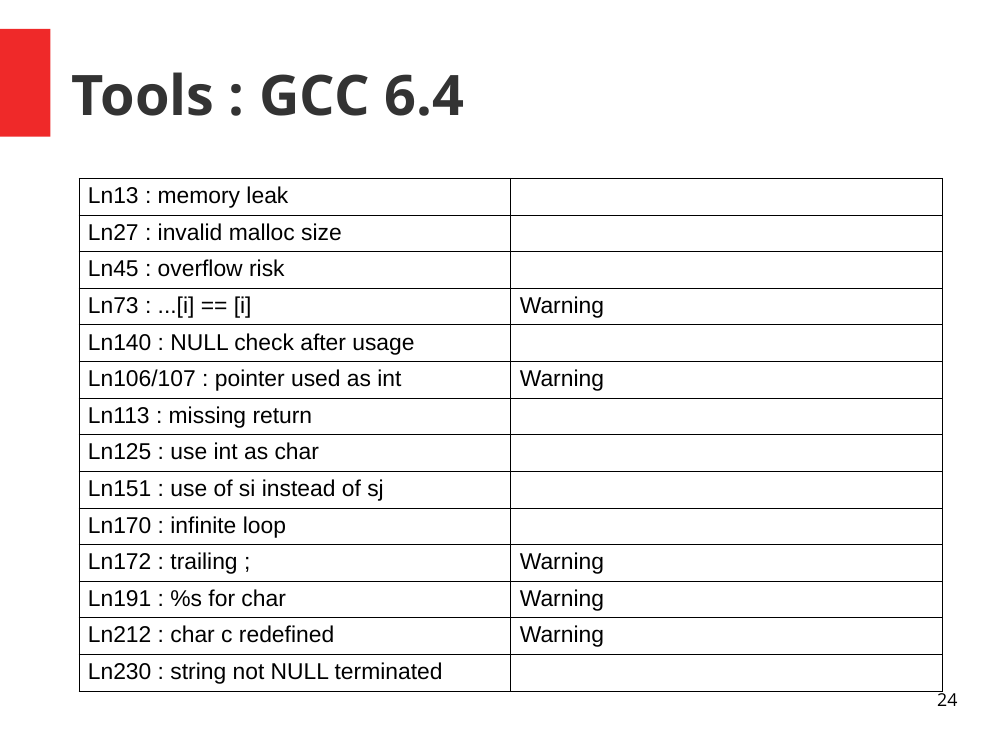
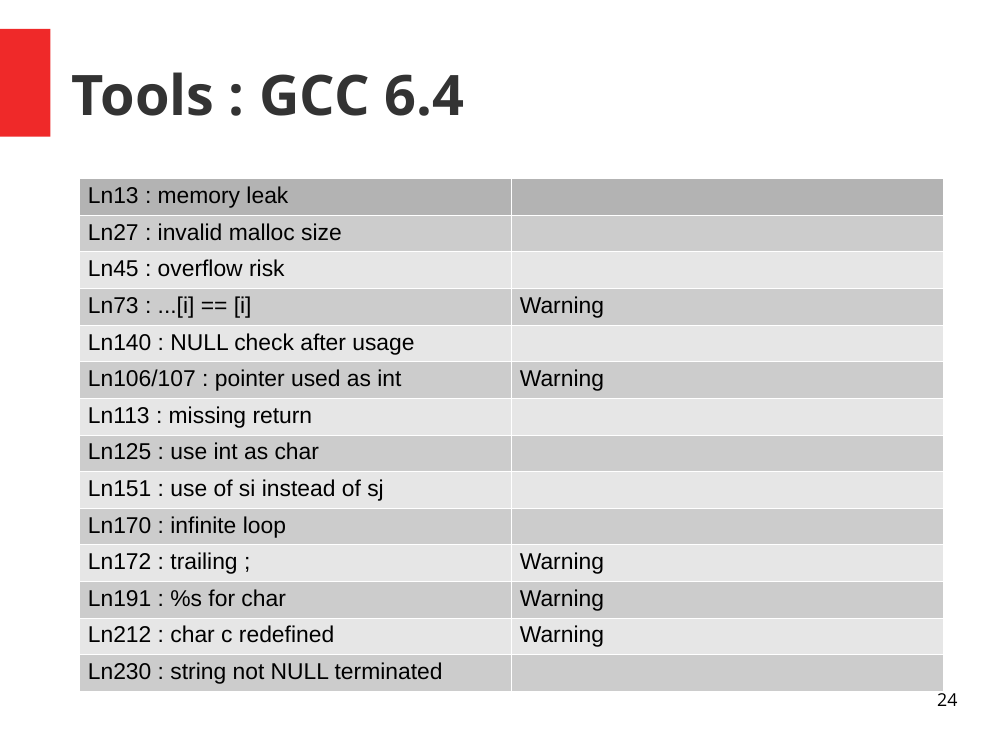
Before and after one commit to PandaChauve/StaticAnalysisTests, a slide deck: slide 24 of Untitled 1.odp. Drawn at 1008x756 pixels with LibreOffice and Linux fonts; fonts in the diff are those of the drawing. Boxes give left, top, right and bottom in pixels: in the first picture for what was removed or moved away, otherwise in the second. Text is boxed around its words. In the diff, an @@ line names an element or a change of style, - is before the commit and + after.

```diff
--- a/Untitled 1.odp
+++ b/Untitled 1.odp
@@ table at <box>79,178,942,688</box> @@
@@ fill none to #B3B3B3 in row 1, column 1 @@
@@ fill none to #CCCCCC in 10 cells @@
@@ fill none to #E6E6E6 in 8 cells @@
@@ borders changed @@
```
Also in this commit, not shown: 7 other slides changed.
